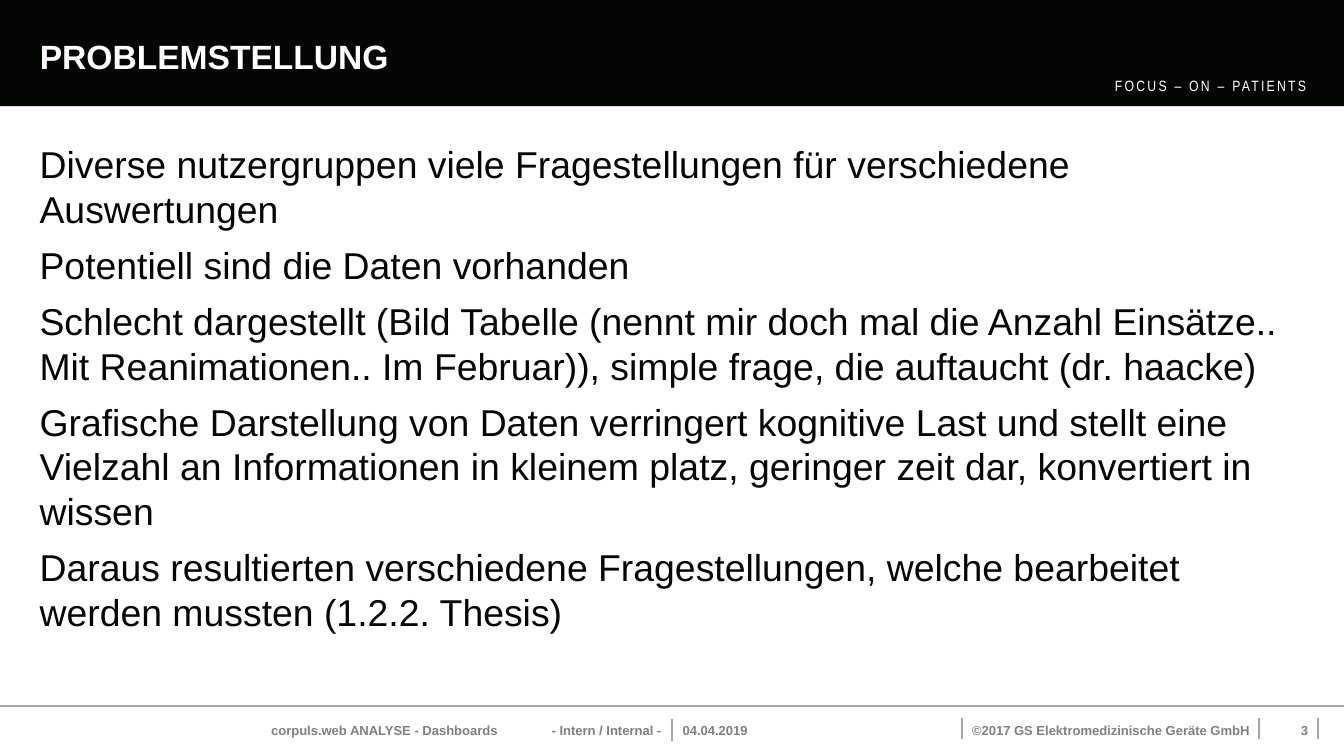
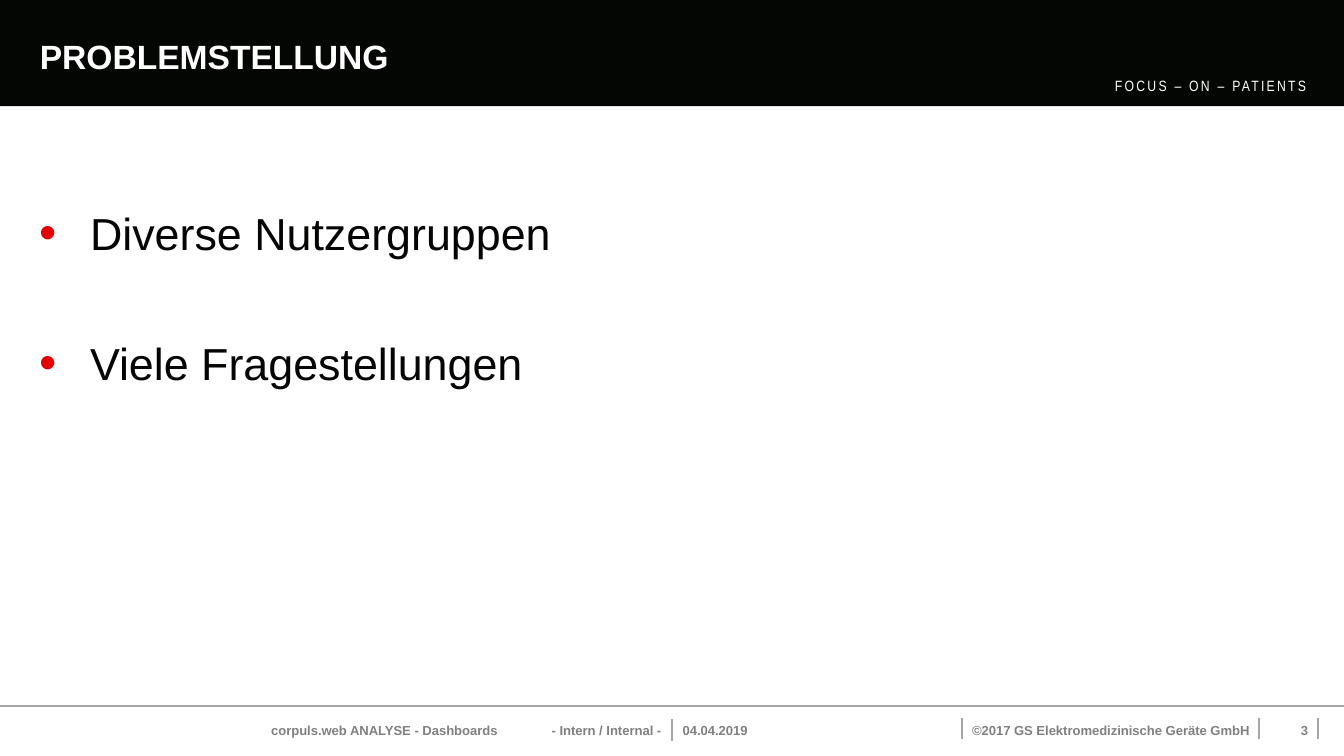
Before and after one commit to ItsJoshuaHirsch/Thesis, a slide deck: slide 3 of Vorstellung_Dashboards.pptx. Drawn at 1344x756 pixels with LibreOffice and Linux fonts; fonts in the diff are those of the drawing; background and template pictures are left out. Boxes give left, top, right and bottom in pixels: in the first picture for what was removed or moved away, otherwise in the second. Text is boxed around its words. In the diff, an @@ line names an element or a change of style, - is before the commit and + after.

```diff
--- a/Vorstellung_Dashboards.pptx
+++ b/Vorstellung_Dashboards.pptx
@@ text at (x1=90, y1=217, x2=550, y2=389): text changed; size 20 to 24 pt @@
-Diverse nutzergruppen viele Fragestellungen für verschiedene Auswertungen
-Potentiell sind die Daten vorhanden
-Schlecht dargestellt (Bild Tabelle (nennt mir doch mal die Anzahl Einsätze.. Mit Reanimationen.. Im Februar)), simple frage, die auftaucht (dr. haacke)
-Grafische Darstellung von Daten verringert kognitive Last und stellt eine Vielzahl an Informationen in kleinem platz, geringer zeit dar, konvertiert in wissen
-Daraus resultierten verschiedene Fragestellungen, welche bearbeitet werden mussten (1.2.2. Thesis)
+• Diverse Nutzergruppen
+• Viele Fragestellungen
```
Also in this commit, not shown: 6 other slides changed, 10 slides added, 5 other files.
